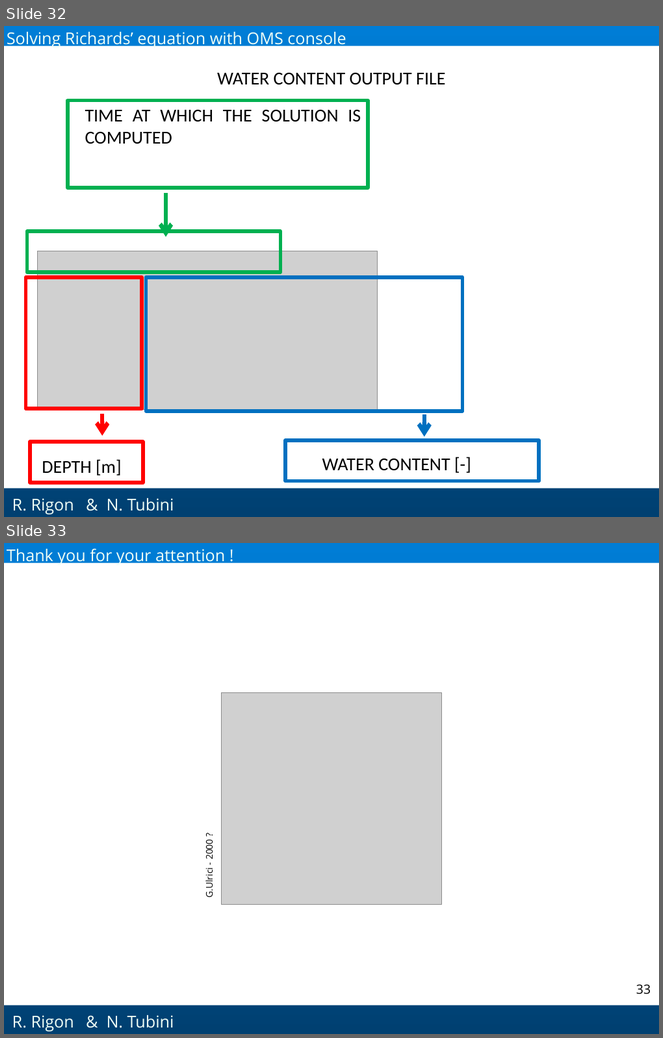
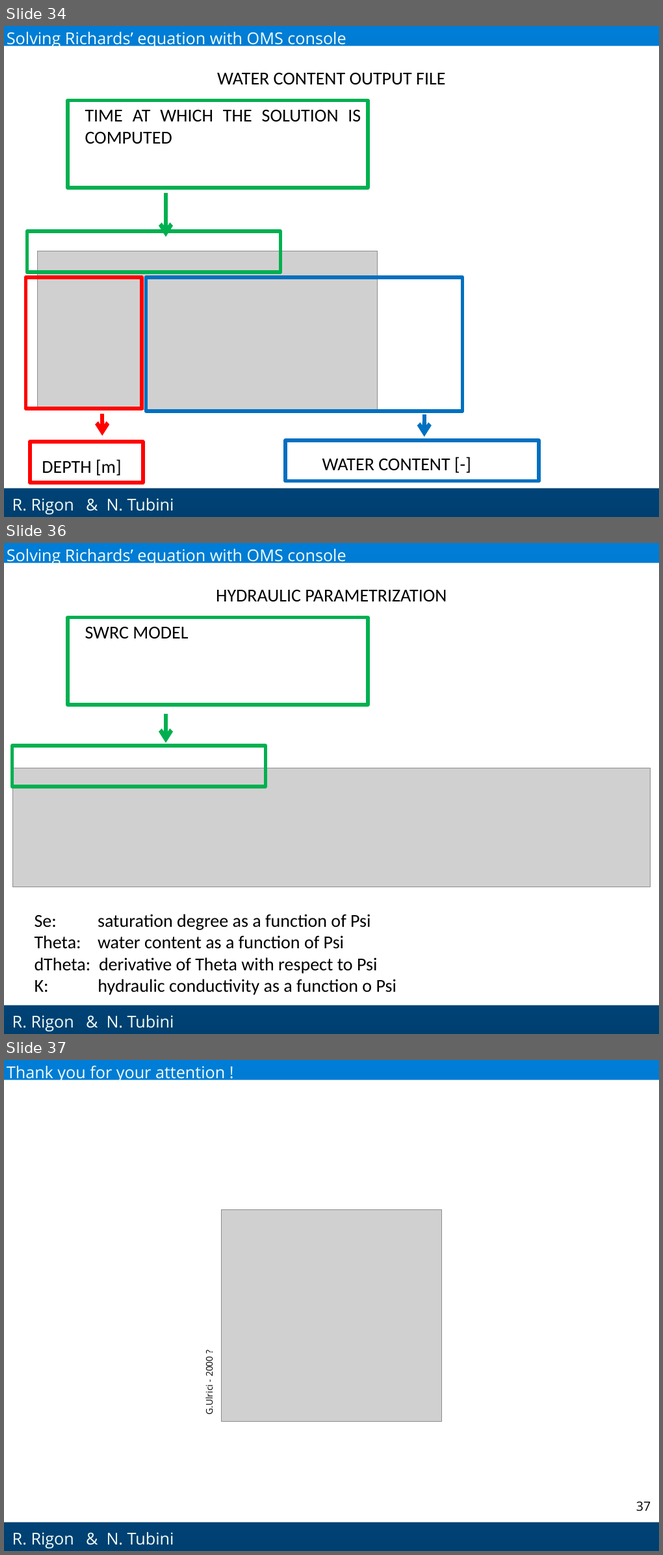
Before and after one commit to GEOframeOMSProjects/OMS_Project_Richards1D, a slide deck: Materials/Richards_English.pptx. Shown one above the other, each under a label of ours: slides 32 and 33 before the commit, slides 34, 36 and 37 after it; the slides between them are not shown. The pictures are 663x1038 and 663x1555 pixels, drawn with LibreOffice and Linux fonts; fonts in the diff are those of the drawing; grey boxes stand for pictures; background and template pictures are left out. Boxes give left, top, right and bottom in pixels: in the first picture for what was removed or moved away, otherwise in the second. Text is boxed around its words. In the diff, an @@ line names an element or a change of style, - is before the commit and + after.

```diff
--- a/Materials/Richards_English.pptx
+++ b/Materials/Richards_English.pptx
@@ slide 36 added at box(4, 543, 659, 1034), background gradient #007DD6 to #004071; not listed: 2 template elements that a slide beside it also shows @@
@@ text added at box(7, 549, 346, 565), 18 pt, text #F1FEF6 @@
+Solving Richards’ equation with OMS console
@@ text added at box(216, 590, 447, 602), 20 pt, text #000000 @@
+HYDRAULIC PARAMETRIZATION
@@ rectangle added at box(68, 618, 367, 705), outline #00B050 4 pt @@
@@ text added at box(85, 626, 188, 639), 20 pt, text #000000 @@
+SWRC MODEL
@@ arrow added from (166, 714) to (166, 743), #00B050 4.5 pt @@
@@ rectangle added at box(12, 746, 265, 787), outline #00B050 4 pt @@
@@ picture added at box(13, 769, 651, 887) @@
@@ text added at box(35, 914, 397, 995), 20 pt, text #000000 @@
+Se: saturation degree as a function of Psi
+Theta: water content as a function of Psi
+dTheta: derivative of Theta with respect to Psi
+K: hydraulic conductivity as a function o Psi
@@ text added at box(107, 1016, 174, 1029), 18 pt, text #F1FEF6 @@
+& N. Tubini
@@ what was slide 32 is now slide 34 @@
@@ what was slide 33 is now slide 37 @@
@@ page number at box(636, 1502, 651, 1512): text changed @@
-33
+37
```
Also in this commit, not shown: 2 slides changed, 3 other slides added.
